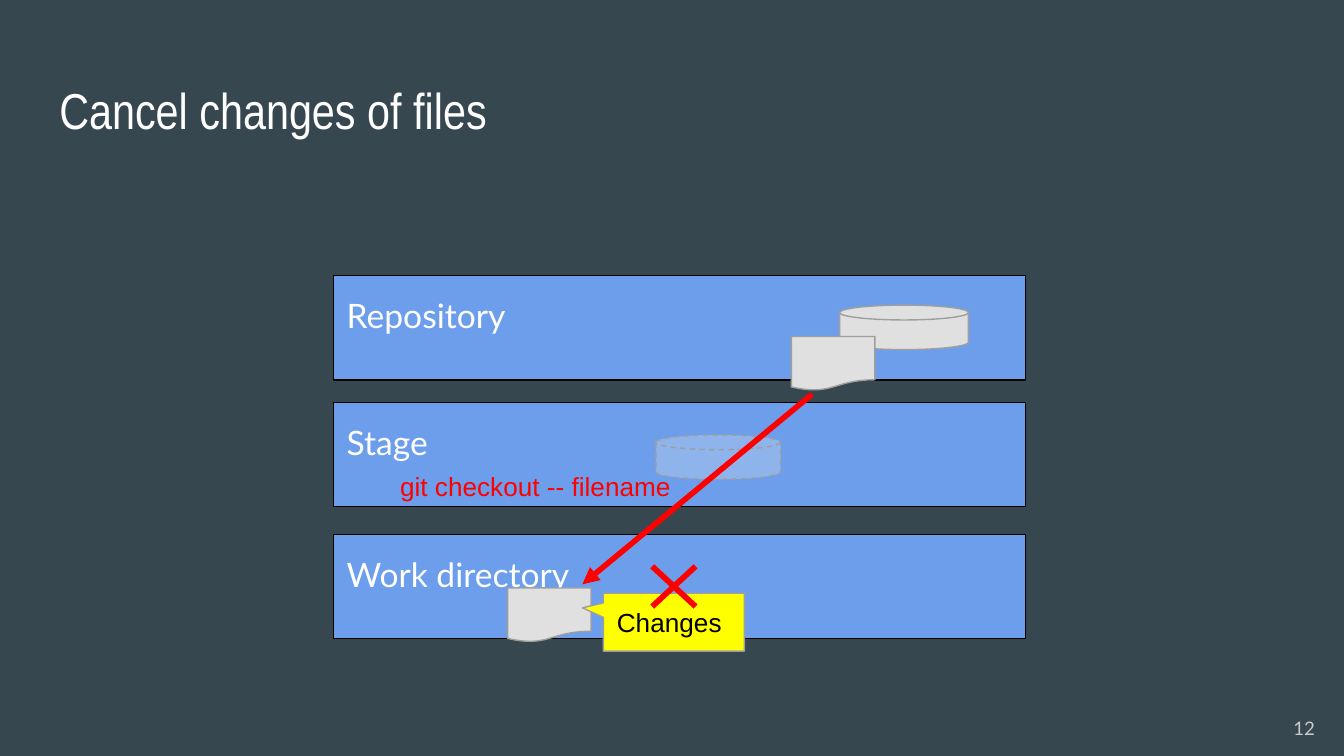
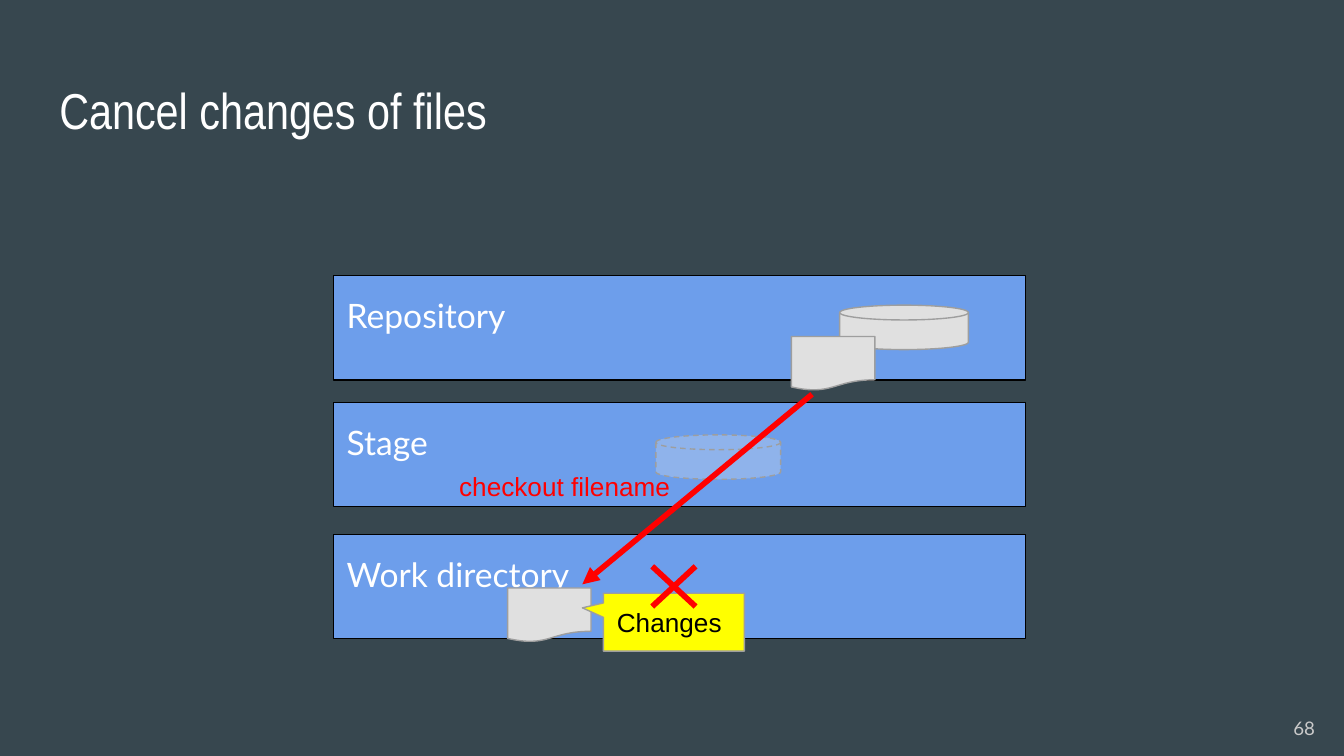
Before and after one commit to acchi17/StudyGit, a slide deck: slide 68 of GitStudySession.pptx (slide 12 before the commit). Drawn at 1344x756 pixels with LibreOffice and Linux fonts; fonts in the diff are those of the drawing. Boxes give left, top, right and bottom in pixels: in the first picture for what was removed or moved away, otherwise in the second. Text is boxed around its words. In the diff, an @@ line names an element or a change of style, - is before the commit and + after.

```diff
--- a/GitStudySession.pptx
+++ b/GitStudySession.pptx
@@ text at <box>459,475,670,497</box>: text changed @@
-git checkout -- filename
+checkout filename
@@ page number at <box>1293,721,1315,735</box>: text changed @@
-12
+68
```
Also in this commit, not shown: 11 other slides changed, 17 slides added, 9 slides removed.
